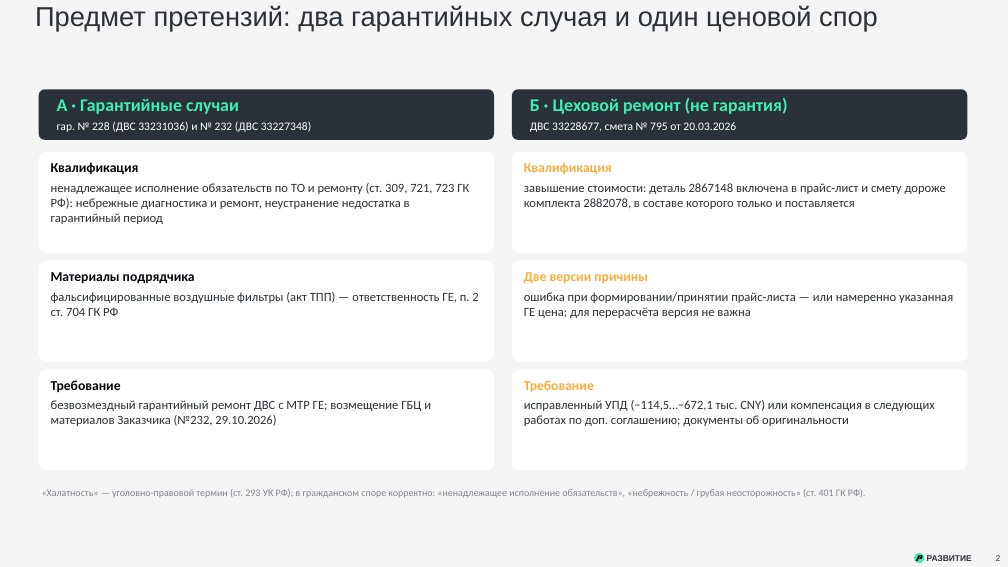
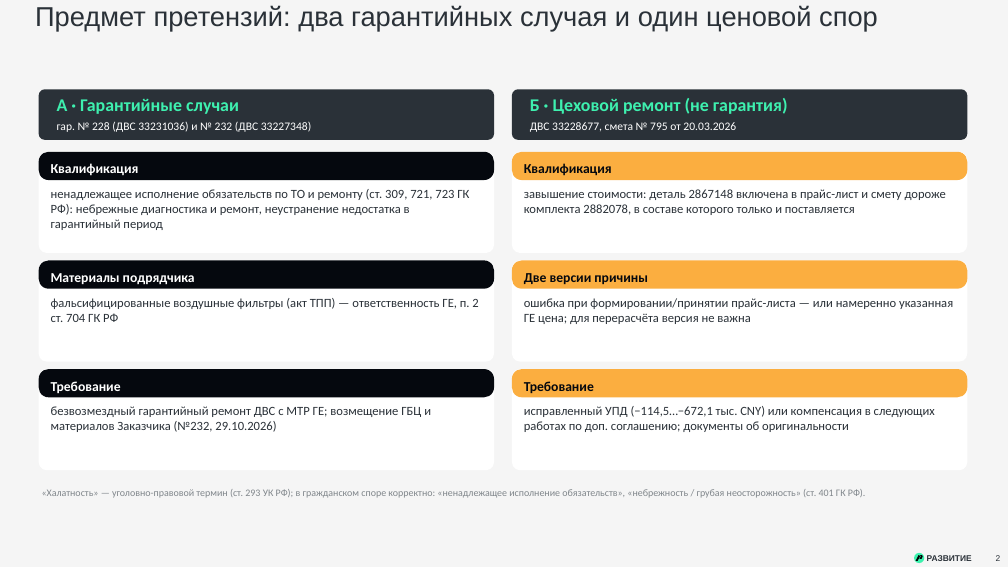
Before and after one commit to victorekuznetsov/Claim_-, a slide deck: slide 2 of Претензия ГЕ — ДВС NTE240/Презентация — претензия ГЕ по ДВС NTE240.pptx. Drawn at 1008x567 pixels with LibreOffice and Linux fonts; fonts in the diff are those of the drawing. Boxes give left, top, right and bottom in pixels: in the first picture for what was removed or moved away, otherwise in the second. Text is boxed around its words. In the diff, an @@ line names an element or a change of style, - is before the commit and + after.

```diff
--- a/Претензия ГЕ — ДВС NTE240/Презентация — претензия ГЕ по ДВС NTE240.pptx
+++ b/Претензия ГЕ — ДВС NTE240/Презентация — претензия ГЕ по ДВС NTE240.pptx
@@ rounded rectangle added at (39, 152, 494, 180), fill #05080E @@
@@ text at (51, 162, 139, 175): paragraph removed @@
-Квалификация
@@ text added at (51, 163, 139, 176), 13 pt, text #FFFFFF, bold @@
+Квалификация
@@ rounded rectangle added at (512, 152, 967, 180), fill #FBAE40 @@
@@ text at (524, 162, 612, 174): paragraph removed @@
-Квалификация
@@ text added at (524, 163, 612, 176), 13 pt, text #05080E, bold @@
+Квалификация
@@ text "ненадлежащее исполнение обязательств по ТО ...": place and size @@
-text "ненадлежащее исполнение обязательств по ТО ..." at (51, 162, 469, 224)
+text "ненадлежащее исполнение обязательств по ТО ..." at (51, 189, 469, 230)
@@ text "завышение стоимости: деталь 2867148 включена ...": place and size @@
-text "завышение стоимости: деталь 2867148 включена ..." at (524, 162, 946, 209)
+text "завышение стоимости: деталь 2867148 включена ..." at (524, 189, 946, 215)
@@ rounded rectangle added at (39, 260, 494, 288), fill #05080E @@
@@ rounded rectangle added at (512, 260, 967, 288), fill #FBAE40 @@
@@ text "фальсифицированные воздушные фильтры (акт ТПП) ...": place and size @@
-text "фальсифицированные воздушные фильтры (акт ТПП) ..." at (51, 272, 478, 316)
+text "фальсифицированные воздушные фильтры (акт ТПП) ..." at (51, 298, 478, 322)
@@ text at (51, 272, 195, 284): paragraph removed @@
-Материалы подрядчика
@@ text added at (51, 273, 195, 285), 13 pt, text #FFFFFF, bold @@
+Материалы подрядчика
@@ text "ошибка при формировании/принятии прайс-листа — ...": place and size @@
-text "ошибка при формировании/принятии прайс-листа — ..." at (524, 272, 953, 318)
+text "ошибка при формировании/принятии прайс-листа — ..." at (524, 298, 953, 324)
@@ text at (524, 272, 648, 283): paragraph removed @@
-Две версии причины
@@ text added at (524, 273, 648, 284), 13 pt, text #05080E, bold @@
+Две версии причины
@@ rounded rectangle added at (39, 369, 494, 397), fill #05080E @@
@@ text at (51, 380, 121, 392): paragraph removed @@
-Требование
@@ text added at (51, 381, 121, 393), 13 pt, text #FFFFFF, bold @@
+Требование
@@ rounded rectangle added at (512, 369, 967, 397), fill #FBAE40 @@
@@ text at (524, 380, 594, 392): paragraph removed @@
-Требование
@@ text added at (524, 381, 594, 393), 13 pt, text #05080E, bold @@
+Требование
@@ text "безвозмездный гарантийный ремонт ДВС с ...": place and size @@
-text "безвозмездный гарантийный ремонт ДВС с ..." at (51, 380, 431, 426)
+text "безвозмездный гарантийный ремонт ДВС с ..." at (51, 406, 431, 432)
@@ text "исправленный УПД (−114,5…−672,1 тыс. CNY) ...": place and size @@
-text "исправленный УПД (−114,5…−672,1 тыс. CNY) ..." at (524, 380, 935, 426)
+text "исправленный УПД (−114,5…−672,1 тыс. CNY) ..." at (524, 406, 935, 432)
```
Also in this commit, not shown: 6 other slides changed, 2 slides added, 3 other files.
